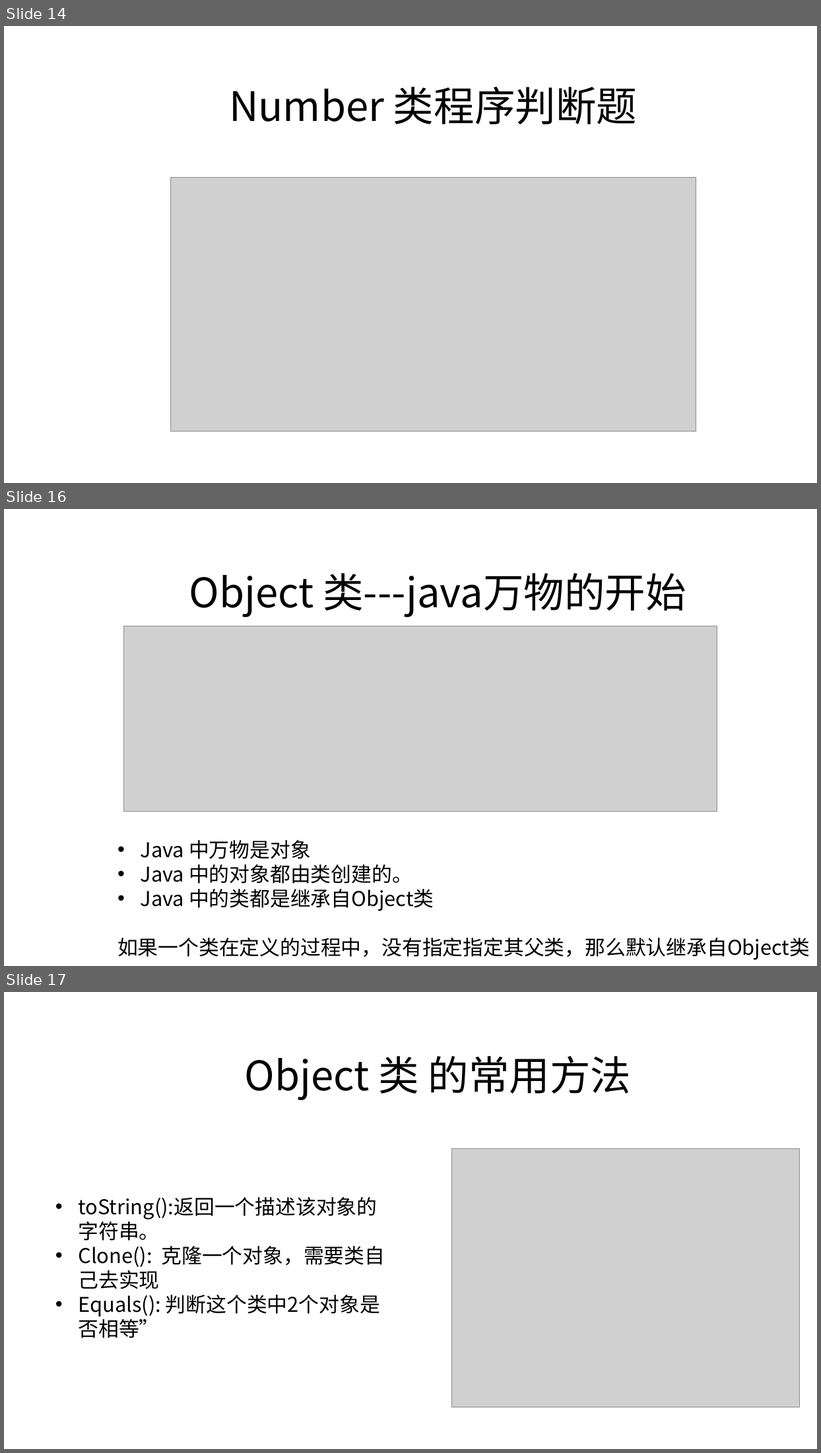
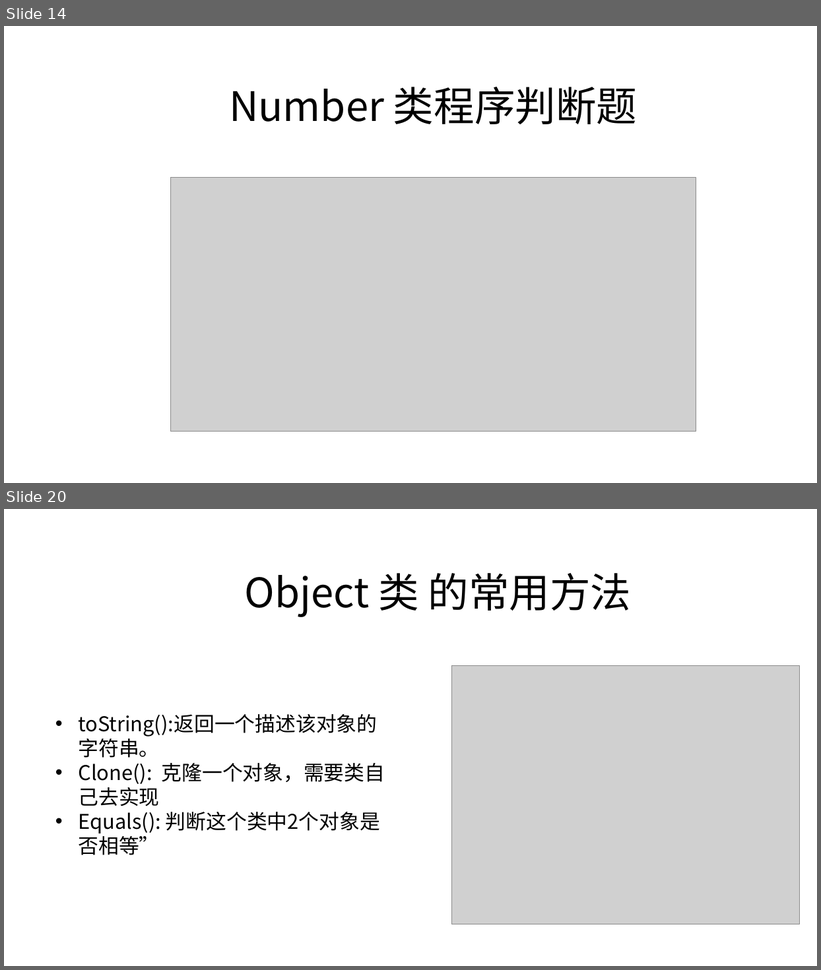
Before and after one commit to zjyesir/hmc_java_1, a slide deck: ppt/12.抽象类和接口.pptx. Shown one above the other, each under a label of ours: slides 14, 16 and 17 before the commit, slides 14 and 20 after it; the slides between them are not shown. The pictures are 821x1453 and 821x970 pixels, drawn with LibreOffice and Linux fonts; fonts in the diff are those of the drawing; grey boxes stand for pictures; background and template pictures are left out. Boxes give left, top, right and bottom in pixels: in the first picture for what was removed or moved away, otherwise in the second. Text is boxed around its words. In the diff, an @@ line names an element or a change of style, - is before the commit and + after.

```diff
--- a/ppt/12.抽象类和接口.pptx
+++ b/ppt/12.抽象类和接口.pptx
@@ slide 16 removed at box(4, 509, 817, 966), background picture (left out) @@
@@ text removed at box(189, 573, 686, 617) @@
-Object 类---java万物的开始
@@ picture removed at box(124, 626, 717, 811) @@
@@ text removed at box(118, 840, 810, 960) @@
-• Java 中万物是对象
-• Java 中的对象都由类创建的。
-• Java 中的类都是继承自Object类
-如果一个类在定义的过程中，没有指定指定其父类，那么默认继承自Object类
@@ what was slide 17 is now slide 20 @@
```
Also in this commit, not shown: 1 slide changed, 4 slides added.
